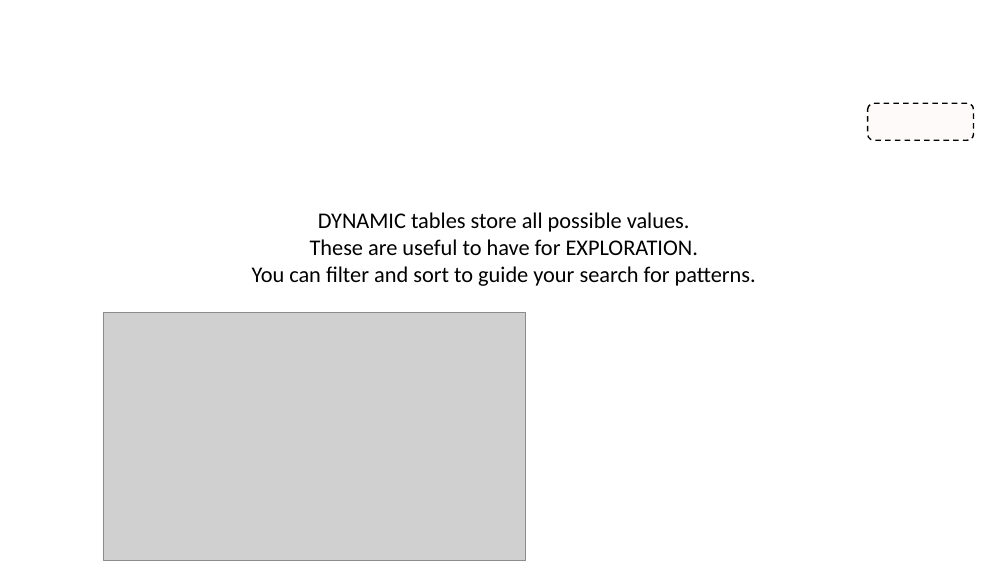
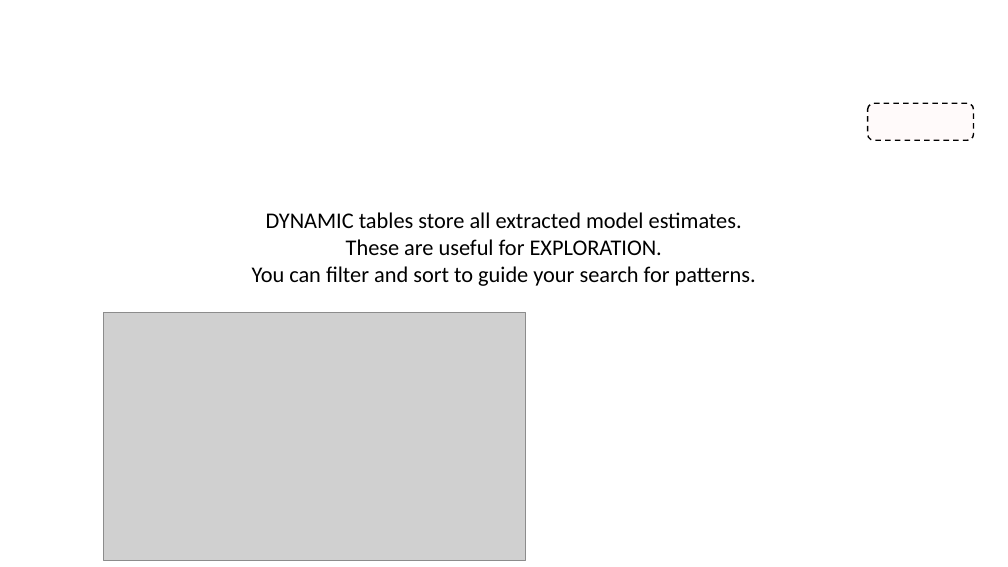
Before and after one commit to IALSA/IALSA-2015-Portland, a slide deck: slide 28 of pubs/2016-talks/2016-06-09-cpa/ppt/koval-etal-2016-06-10-cpa.pptx (slide 27 before the commit). Drawn at 1008x567 pixels with LibreOffice and Linux fonts; fonts in the diff are those of the drawing; grey boxes stand for pictures; background and template pictures are left out. Boxes give left, top, right and bottom in pixels: in the first picture for what was removed or moved away, otherwise in the second. Text is boxed around its words. In the diff, an @@ line names an element or a change of style, - is before the commit and + after.

```diff
--- a/pubs/2016-talks/2016-06-09-cpa/ppt/koval-etal-2016-06-10-cpa.pptx
+++ b/pubs/2016-talks/2016-06-09-cpa/ppt/koval-etal-2016-06-10-cpa.pptx
@@ text at bbox=[266, 212, 742, 255]: text changed @@
-DYNAMIC tables store all possible values.
-These are useful to have for EXPLORATION.
+DYNAMIC tables store all extracted model estimates.
+These are useful for EXPLORATION.
```
Also in this commit, not shown: 21 other slides changed, 2 slides added, 1 slide removed, 1 other file.
